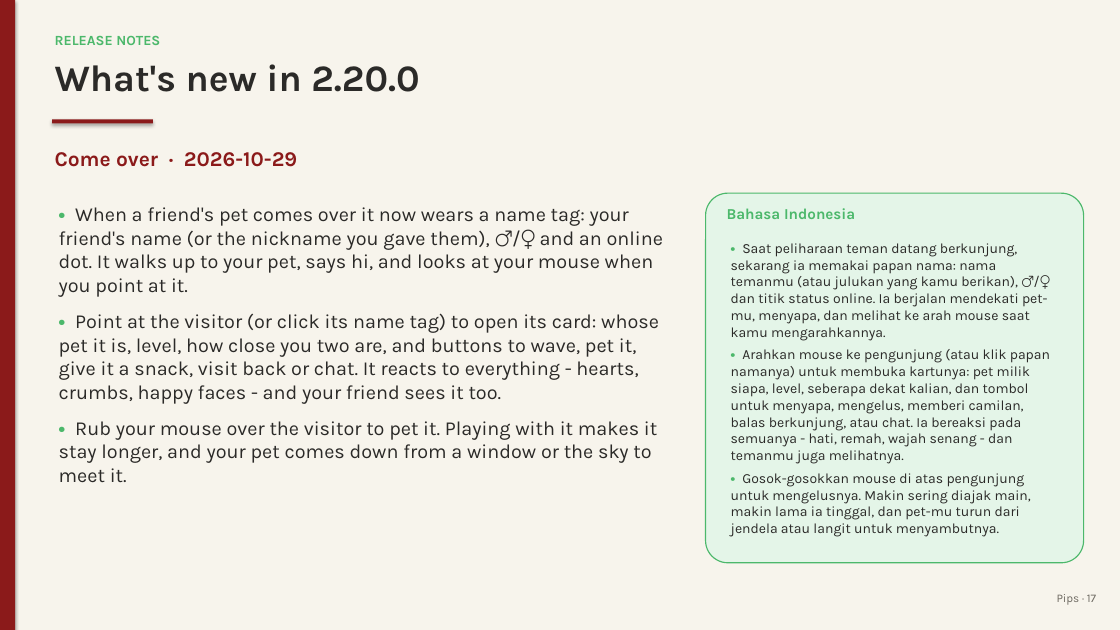
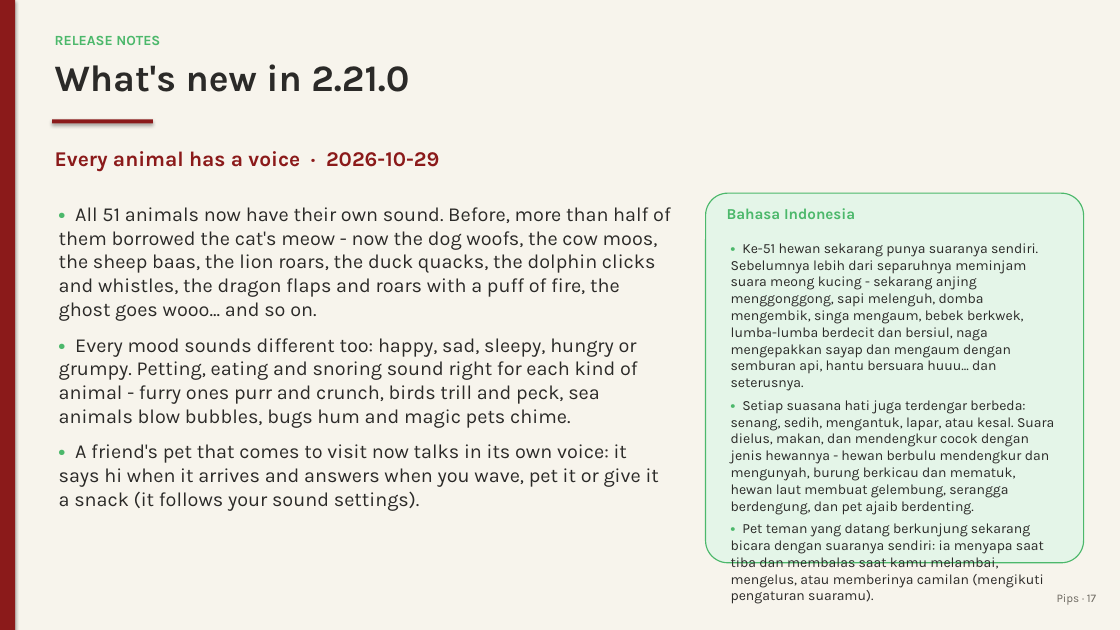
Before and after one commit to juw12/projects, a slide deck: slide 17 of apps/pips/web/download/Pips-Guide.pptx. Drawn at 1120x630 pixels with LibreOffice and Linux fonts; fonts in the diff are those of the drawing. Boxes give left, top, right and bottom in pixels: in the first picture for what was removed or moved away, otherwise in the second. Text is boxed around its words. In the diff, an @@ line names an element or a change of style, - is before the commit and + after.

Commit message:
pips 2.21.0: Every animal has a voice

```diff
--- a/apps/pips/web/download/Pips-Guide.pptx
+++ b/apps/pips/web/download/Pips-Guide.pptx
@@ text at [55,64,409,92]: text changed @@
-What's new in 2.20.0
+What's new in 2.21.0
@@ text at [55,151,439,172]: text changed @@
-Come over · 2026-10-29
+Every animal has a voice · 2026-10-29
@@ text at [59,207,671,511]: text changed @@
-• When a friend's pet comes over it now wears a name tag: your friend's name (or the nickname you gave them), ♂/♀ and an online dot. It walks up to your pet, says hi, and looks at your mouse when you point at it.
-• Point at the visitor (or click its name tag) to open its card: whose pet it is, level, how close you two are, and buttons to wave, pet it, give it a snack, visit back or chat. It reacts to everything - hearts, crumbs, happy faces - and your friend sees it too.
-• Rub your mouse over the visitor to pet it. Playing with it makes it stay longer, and your pet comes down from a window or the sky to meet it.
+• All 51 animals now have their own sound. Before, more than half of them borrowed the cat's meow - now the dog woofs, the cow moos, the sheep baas, the lion roars, the duck quacks, the dolphin clicks and whistles, the dragon flaps and roars with a puff of fire, the ghost goes wooo... and so on.
+• Every mood sounds different too: happy, sad, sleepy, hungry or grumpy. Petting, eating and snoring sound right for each kind of animal - furry ones purr and crunch, birds trill and peck, sea animals blow bubbles, bugs hum and magic pets chime.
+• A friend's pet that comes to visit now talks in its own voice: it says hi when it arrives and answers when you wave, pet it or give it a snack (it follows your sound settings).
@@ text at [731,243,1054,604]: text changed @@
-• Saat peliharaan teman datang berkunjung, sekarang ia memakai papan nama: nama temanmu (atau julukan yang kamu berikan), ♂/♀ dan titik status online. Ia berjalan mendekati pet-mu, menyapa, dan melihat ke arah mouse saat kamu mengarahkannya.
-• Arahkan mouse ke pengunjung (atau klik papan namanya) untuk membuka kartunya: pet milik siapa, level, seberapa dekat kalian, dan tombol untuk menyapa, mengelus, memberi camilan, balas berkunjung, atau chat. Ia bereaksi pada semuanya - hati, remah, wajah senang - dan temanmu juga melihatnya.
-• Gosok-gosokkan mouse di atas pengunjung untuk mengelusnya. Makin sering diajak main, makin lama ia tinggal, dan pet-mu turun dari jendela atau langit untuk menyambutnya.
+• Ke-51 hewan sekarang punya suaranya sendiri. Sebelumnya lebih dari separuhnya meminjam suara meong kucing - sekarang anjing menggonggong, sapi melenguh, domba mengembik, singa mengaum, bebek berkwek, lumba-lumba berdecit dan bersiul, naga mengepakkan sayap dan mengaum dengan semburan api, hantu bersuara huuu... dan seterusnya.
+• Setiap suasana hati juga terdengar berbeda: senang, sedih, mengantuk, lapar, atau kesal. Suara dielus, makan, dan mendengkur cocok dengan jenis hewannya - hewan berbulu mendengkur dan mengunyah, burung berkicau dan mematuk, hewan laut membuat gelembung, serangga berdengung, dan pet ajaib berdenting.
+• Pet teman yang datang berkunjung sekarang bicara dengan suaranya sendiri: ia menyapa saat tiba dan membalas saat kamu melambai, mengelus, atau memberinya camilan (mengikuti pengaturan suaramu).
```
Also in this commit, not shown: 3 other slides changed, 11 other files.
